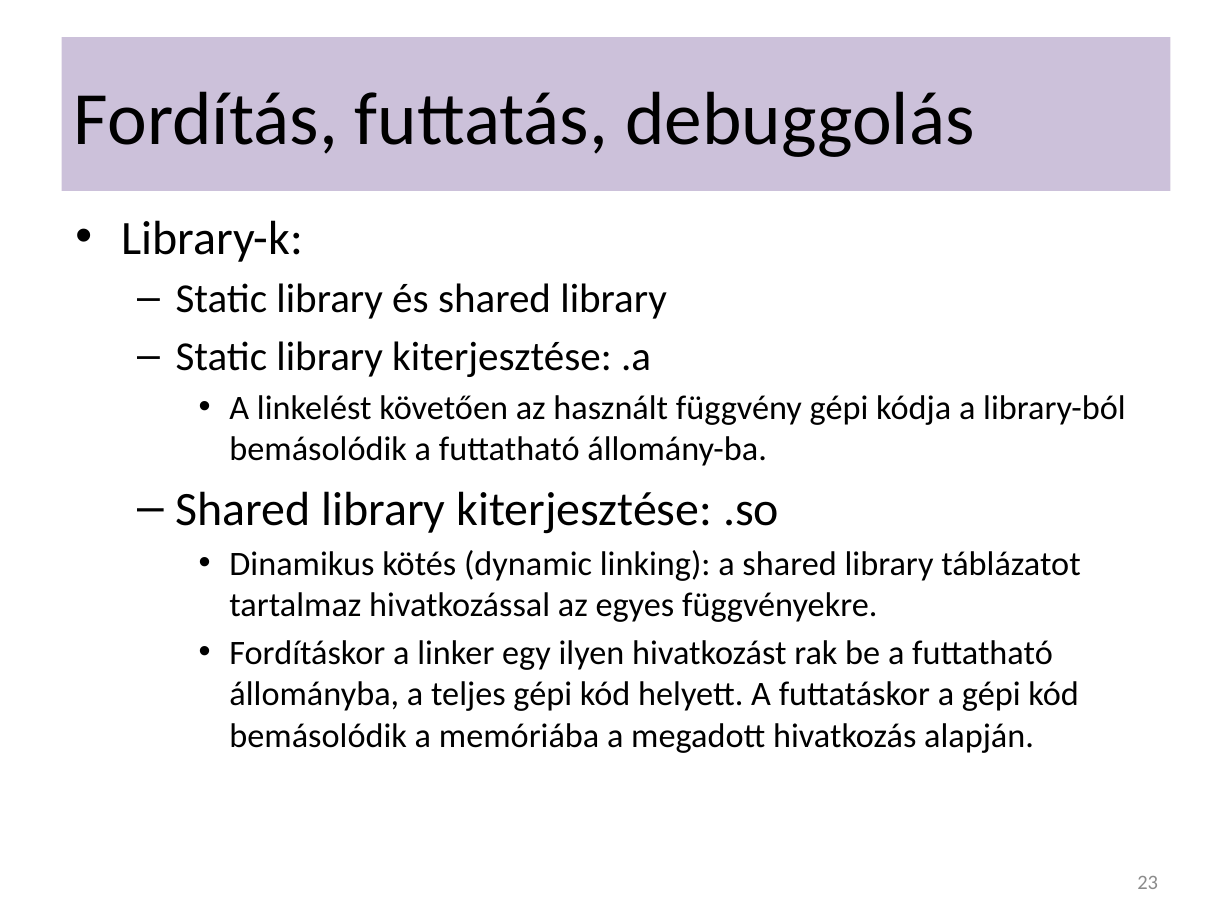
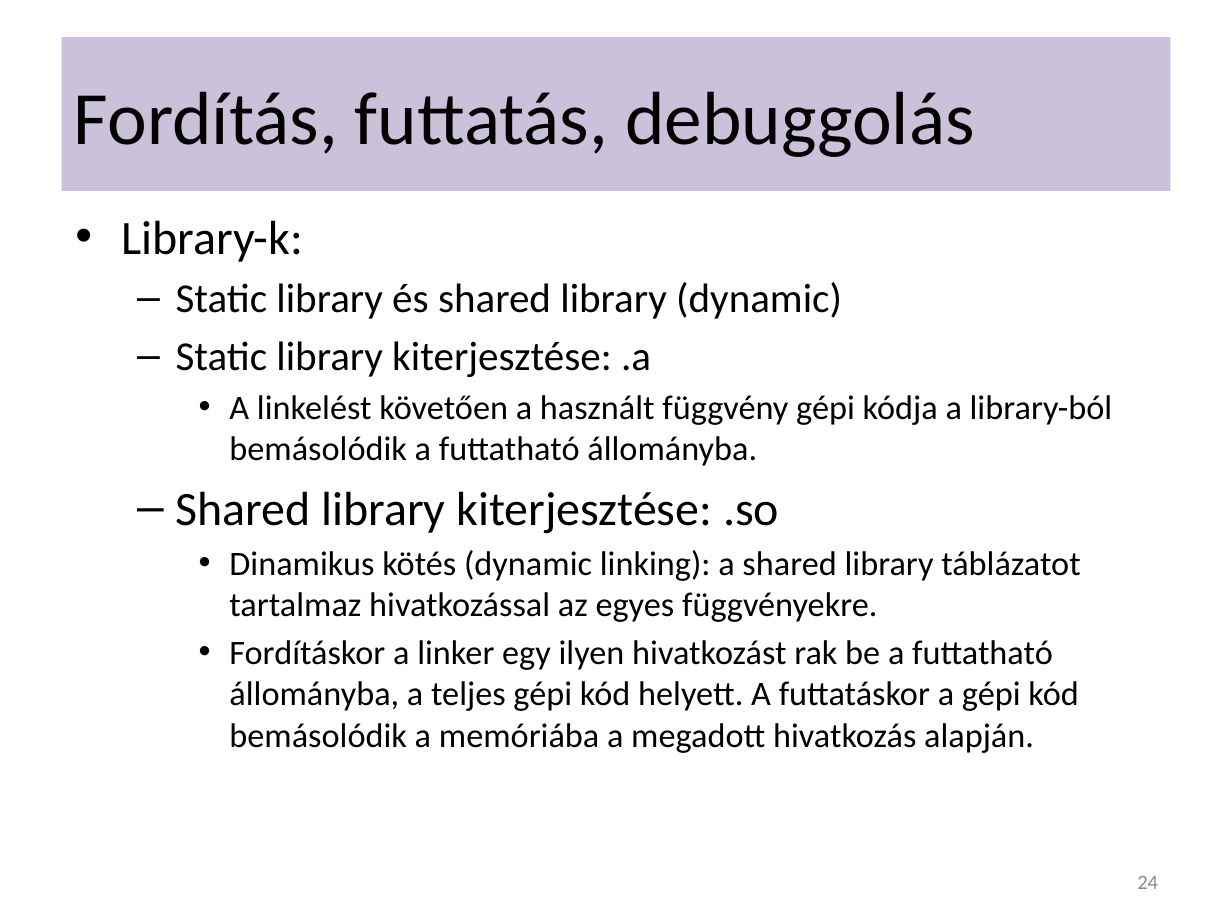
Before and after one commit to torokmark/cppgyak_jegyzet, a slide deck: slide 24 of programozasi_nyelvek_cpp_gyak01.pptx (slide 23 before the commit). Drawn at 1232x924 pixels with LibreOffice and Linux fonts; fonts in the diff are those of the drawing. Boxes give left, top, right and bottom in pixels: in the first picture for what was removed or moved away, otherwise in the second. Text is boxed around its words. In the diff, an @@ line names an element or a change of style, - is before the commit and + after.

```diff
--- a/programozasi_nyelvek_cpp_gyak01.pptx
+++ b/programozasi_nyelvek_cpp_gyak01.pptx
@@ text at (x1=176, y1=282, x2=842, y2=319): text changed @@
-  – Static library és shared library
+  – Static library és shared library (dynamic)
@@ text at (x1=229, y1=395, x2=1113, y2=466): text changed @@
-    • A linkelést követően az használt függvény gépi kódja a library-ból bemásolódik a futtatható állomány-ba.
+    • A linkelést követően a használt függvény gépi kódja a library-ból bemásolódik a futtatható állományba.
@@ page number at (x1=1137, y1=876, x2=1158, y2=889): text changed @@
-23
+24
```
Also in this commit, not shown: 13 other slides changed, 2 slides added, 1 slide removed, 1 other file.
